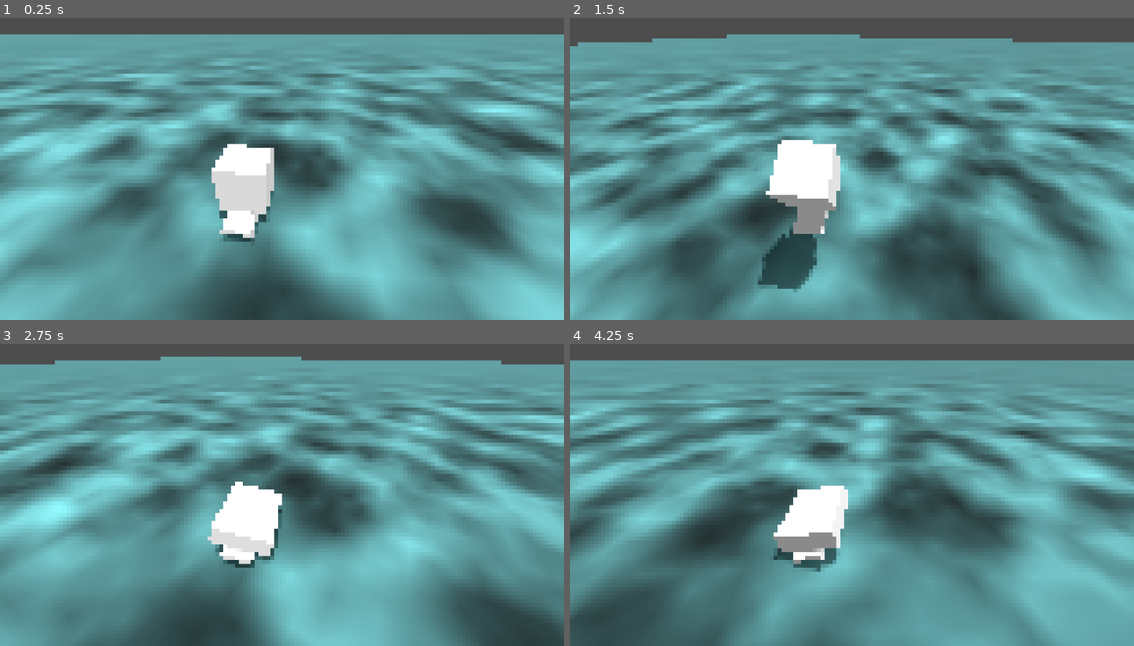
Above: before the commit, frames 1-4 (two rows, left to right).
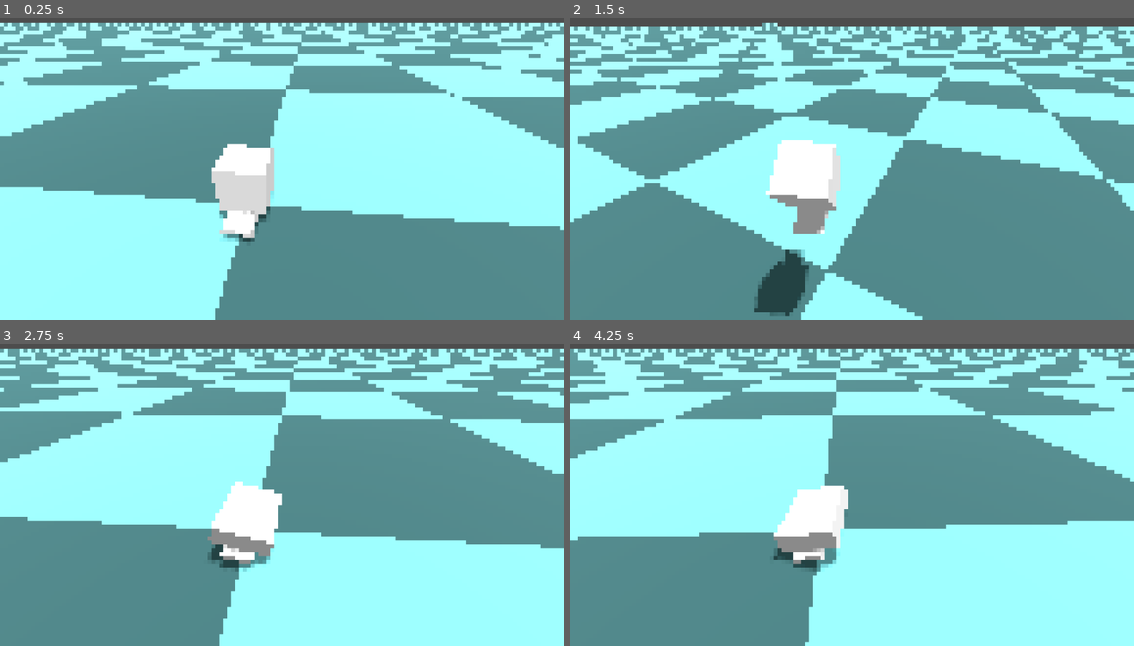
Above: after the commit, the same moments.

Repository: tm-nielsen/ET-Pro-Skater
Game: Godot game, scene res://scenes/game.tscn
The game is run twice, just before and just after one commit, with the same random seed, the same clock (stepped at 60 frames per second) and the same inputs.
Inputs:
- Up to frame 1 (0.25 s): no input
- Up to frame 2 (1.5 s): hold D (right) 0.53-1.28 s; hold Space (crouch) 0.53-1.28 s; hold S (down) from 1.28 s (still down); tap Shift (push) at 1.35 s
- Up to frame 3 (2.75 s): release S (down) at 2.03 s; hold D (right) from 2.03 s (still down); hold Space (crouch) from 2.03 s (still down)
- Up to frame 4 (4.25 s): release D (right) at 2.78 s; release Space (crouch) at 2.78 s; hold W (up) 2.78-3.53 s; tap Shift (push) at 2.85 s; hold A (left) from 3.53 s (still down); hold Space (crouch) from 3.53 s (still down)

The runs differ from the first frame. In frame 1, 75% of the frame differs, in the area x 0-100%, y 1-100%; in frame 2, 67%; in frame 3, 70%; in frame 4, 76%.

Commit message:
Adjusted jump values and ground texture

Diff:
--- a/scenes/game.tscn
+++ b/scenes/game.tscn
@@ -1,8 +1,9 @@
-[gd_scene load_steps=15 format=3 uid="uid://dgce8uj4j5jur"]
+[gd_scene load_steps=14 format=3 uid="uid://dgce8uj4j5jur"]
 
 [ext_resource type="Script" path="res://scripts/character/character_controller.gd" id="1_80whh"]
 [ext_resource type="Script" path="res://scripts/character/character_jump_manager.gd" id="2_d001m"]
 [ext_resource type="Script" path="res://scripts/character/character_animator.gd" id="2_qe53s"]
+[ext_resource type="Texture2D" uid="uid://r5m7p12r0fgf" path="res://3d assets/textures/grid.png" id="4_o7xs3"]
 
 [sub_resource type="Environment" id="Environment_gl5r6"]
 ambient_light_source = 2
@@ -14,8 +15,8 @@
 
 [sub_resource type="Resource" id="Resource_714km"]
 script = ExtResource("2_d001m")
-jump_force = 10.0
-ollie_force = Vector2(1, 8)
+jump_force = 20.0
+ollie_force = Vector2(1, 12)
 ollie_window_duration = 0.5
 ollie_window_curve = SubResource("Curve_cbr3o")
 
@@ -31,17 +32,13 @@
 [sub_resource type="WorldBoundaryShape3D" id="WorldBoundaryShape3D_rquj0"]
 
 [sub_resource type="PlaneMesh" id="PlaneMesh_uouax"]
-size = Vector2(200, 200)
-
-[sub_resource type="FastNoiseLite" id="FastNoiseLite_o1rc5"]
-frequency = 0.1
-
-[sub_resource type="NoiseTexture2D" id="NoiseTexture2D_7gh85"]
-noise = SubResource("FastNoiseLite_o1rc5")
+size = Vector2(2000, 2000)
 
 [sub_resource type="StandardMaterial3D" id="StandardMaterial3D_5nmsp"]
 albedo_color = Color(0.301961, 0.537255, 0.54902, 1)
-albedo_texture = SubResource("NoiseTexture2D_7gh85")
+albedo_texture = ExtResource("4_o7xs3")
+uv1_scale = Vector3(100, 100, 100)
+texture_filter = 0
 
 [node name="Game" type="Control"]
 layout_mode = 3
@@ -78,6 +75,7 @@
 transform = Transform3D(1, 0, 0, 0, 1, 0, 0, 0, 1, 0, 1, 0)
 script = ExtResource("1_80whh")
 jump_manager = SubResource("Resource_714km")
+gravity = 50.0
 
 [node name="BoardCollider" type="CollisionShape3D" parent="GameViewportContainer/GameViewport/Character"]
 transform = Transform3D(1, 0, 0, 0, -4.37114e-08, -1, 0, 1, -4.37114e-08, 0, 0, 0)
Binary file added: 3d assets/textures/grid.png
Not shown, added: 3d assets/textures/grid.png.import
